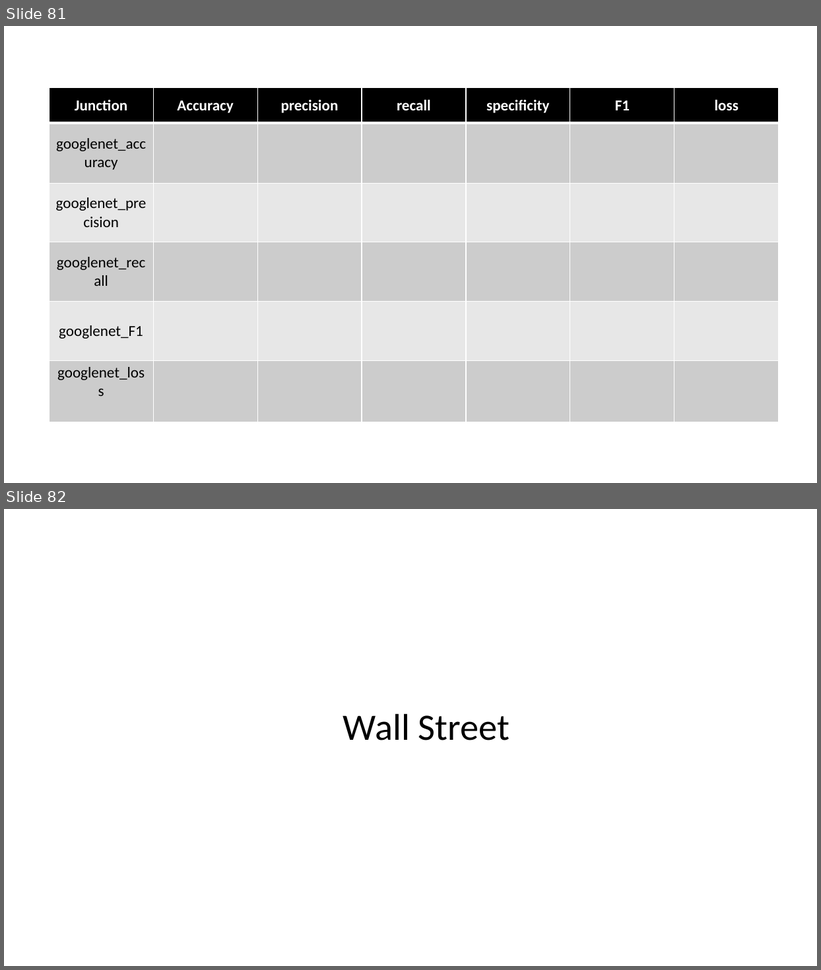
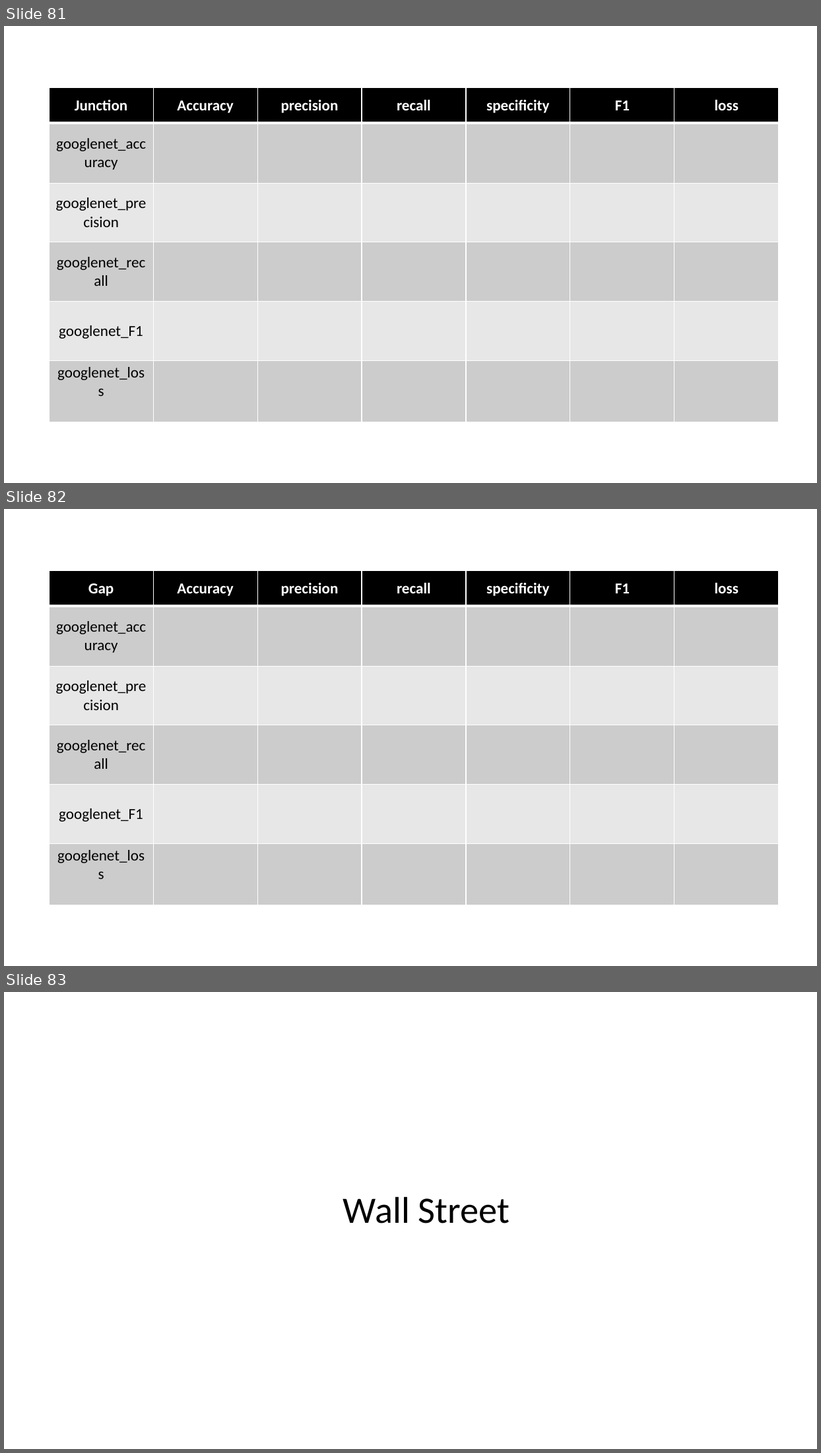
Before and after one commit to ZhouMengjie/bsd-cnn-network, a slide deck: BSD_Figures.pptx. Shown one above the other, each under a label of ours: slides 81 and 82 before the commit, slides 81, 82 and 83 after it. The pictures are 821x970 and 821x1453 pixels, drawn with LibreOffice and Linux fonts; fonts in the diff are those of the drawing. Boxes give left, top, right and bottom in pixels: in the first picture for what was removed or moved away, otherwise in the second. Text is boxed around its words. In the diff, an @@ line names an element or a change of style, - is before the commit and + after.

Commit message:
googlenet junction hudsonriver

```diff
--- a/BSD_Figures.pptx
+++ b/BSD_Figures.pptx
@@ slide 82 added at (4, 509, 817, 966), background #FFFFFF @@
@@ table added at (49, 571, 780, 905), 6 rows, 7 columns @@
+Gap | Accuracy | precision | recall | specificity | F1 | loss
+googlenet_accuracy |  |  |  |  |  | 
+googlenet_precision |  |  |  |  |  | 
+googlenet_recall |  |  |  |  |  | 
+googlenet_F1 |  |  |  |  |  | 
+googlenet_loss |  |  |  |  |  | 
@@ what was slide 82 is now slide 83 @@
```
Also in this commit, not shown: 11 other files.
